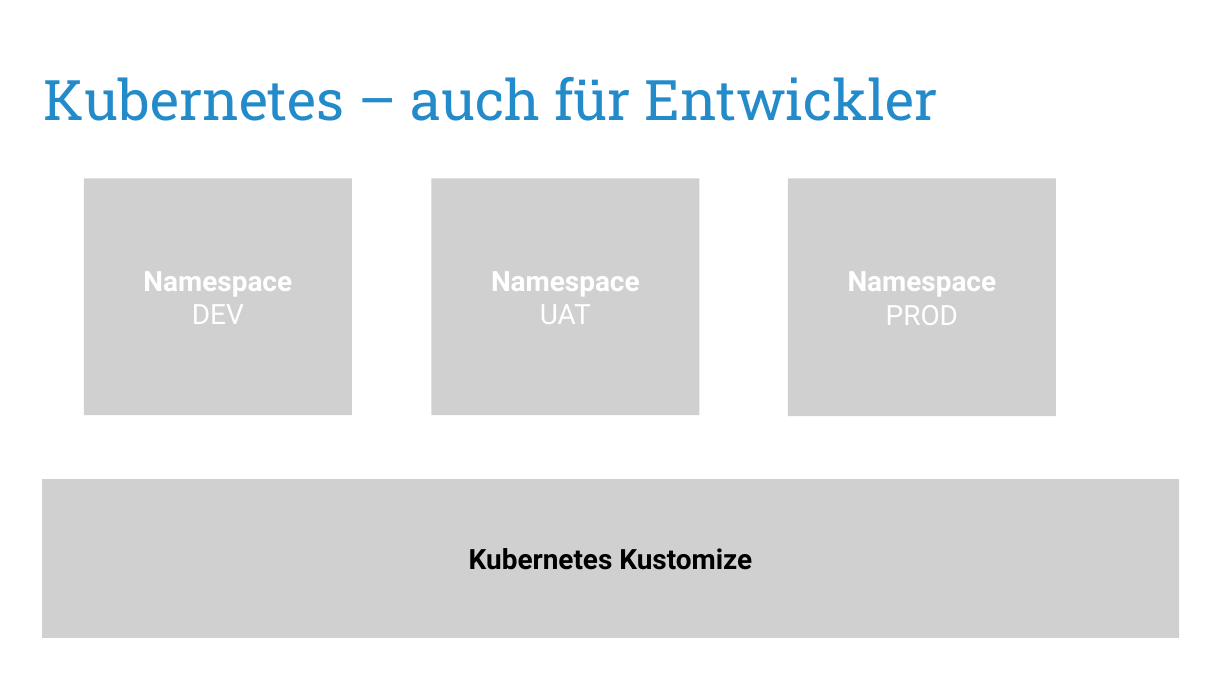
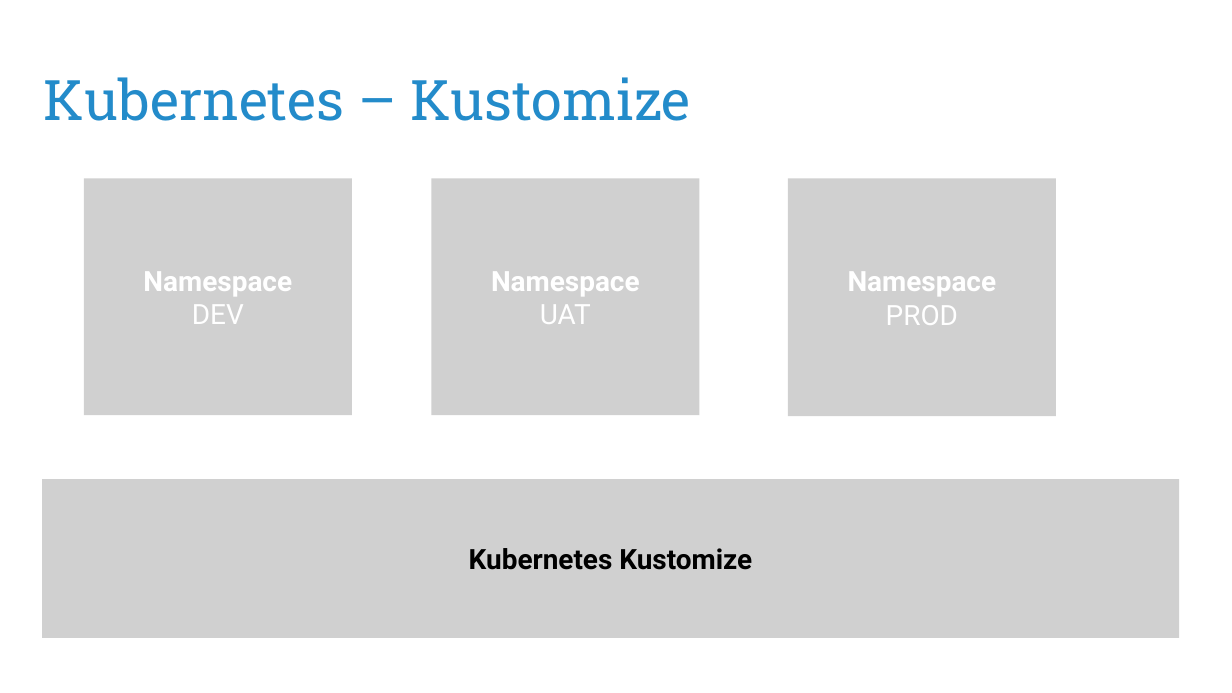
Before and after one commit to puzzle/kubernetes-techlab, a slide deck: slide 29 of presentation/kubernetes-workshop.odp (slide 21 before the commit). Drawn at 1232x693 pixels with LibreOffice and Linux fonts; fonts in the diff are those of the drawing; grey boxes stand for pictures. Boxes give left, top, right and bottom in pixels: in the first picture for what was removed or moved away, otherwise in the second. Text is boxed around its words. In the diff, an @@ line names an element or a change of style, - is before the commit and + after.

```diff
--- a/presentation/kubernetes-workshop.odp
+++ b/presentation/kubernetes-workshop.odp
@@ title at [44, 77, 691, 121]: text changed @@
-Kubernetes – auch für Entwickler
+Kubernetes – Kustomize
```
Also in this commit, not shown: 3 other slides changed, 17 slides added, 9 slides removed, 1 other file.
